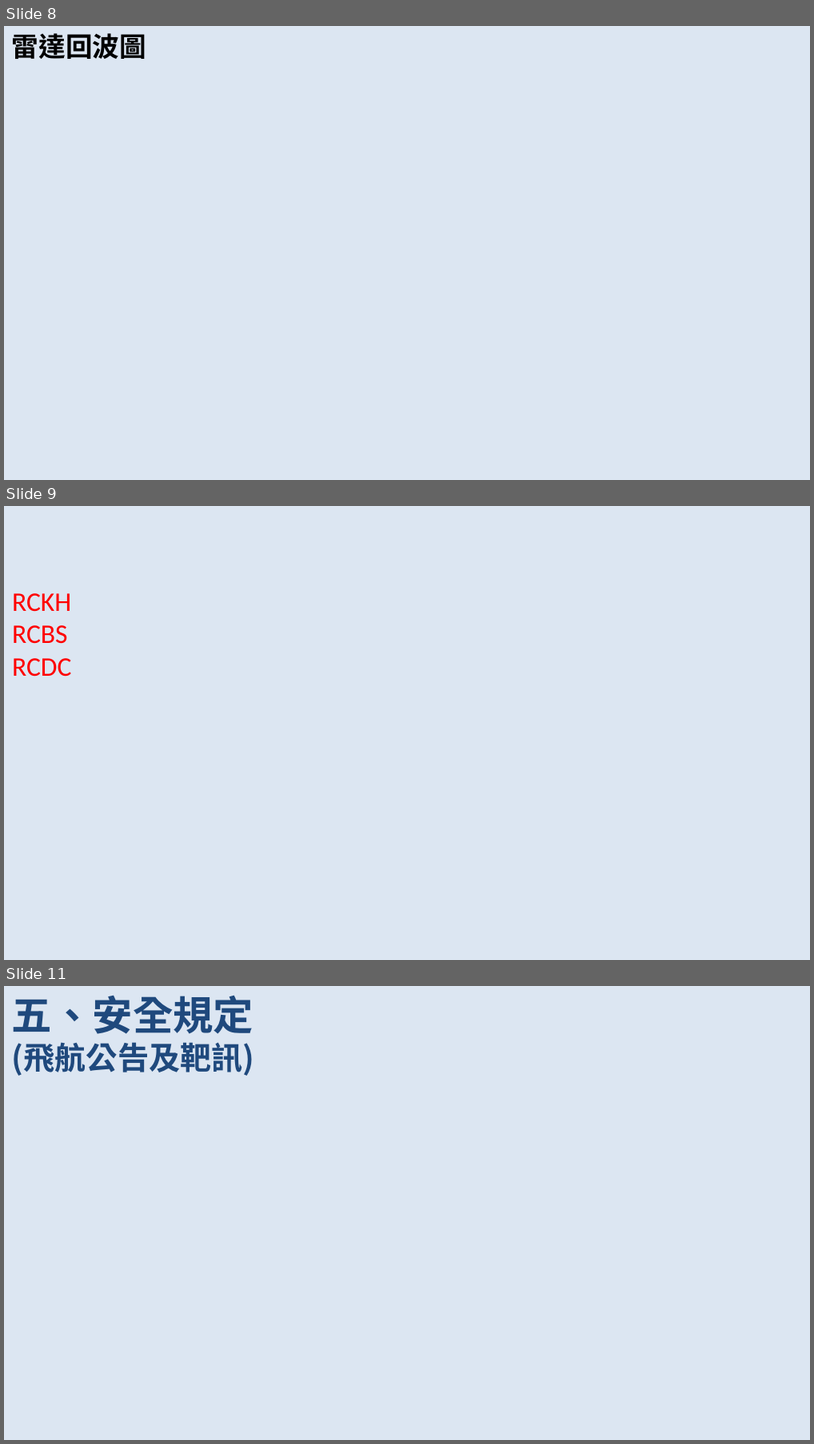
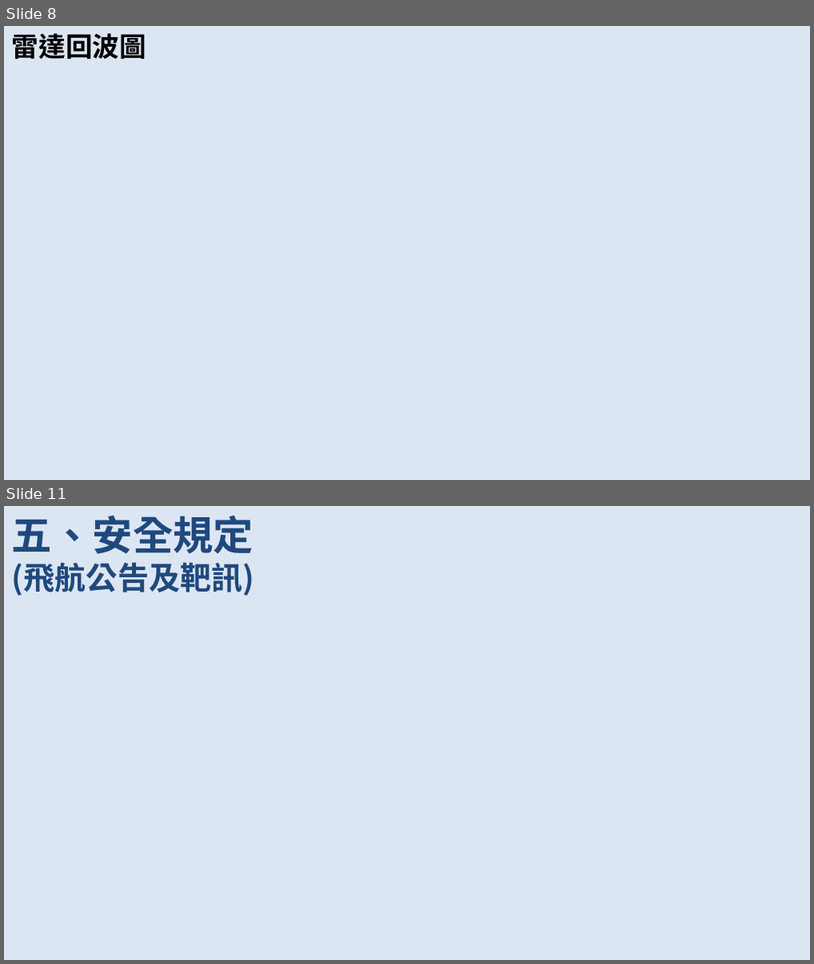
Before and after one commit to FrankYang0529/nasc, a slide deck: template.pptx. Shown one above the other, each under a label of ours: slides 8, 9 and 11 before the commit, slides 8 and 11 after it; the slides between them are not shown. The pictures are 814x1444 and 814x964 pixels, drawn with LibreOffice and Linux fonts; fonts in the diff are those of the drawing. Boxes give left, top, right and bottom in pixels: in the first picture for what was removed or moved away, otherwise in the second. Text is boxed around its words. In the diff, an @@ line names an element or a change of style, - is before the commit and + after.

```diff
--- a/template.pptx
+++ b/template.pptx
@@ slide 9 removed at (4,506,810,960), background #DCE6F2 @@
@@ text removed at (12,593,71,676) @@
-RCKH
-RCBS
-RCDC
```
Also in this commit, not shown: 1 slide changed, 2 slides added, 1 other slide removed.
